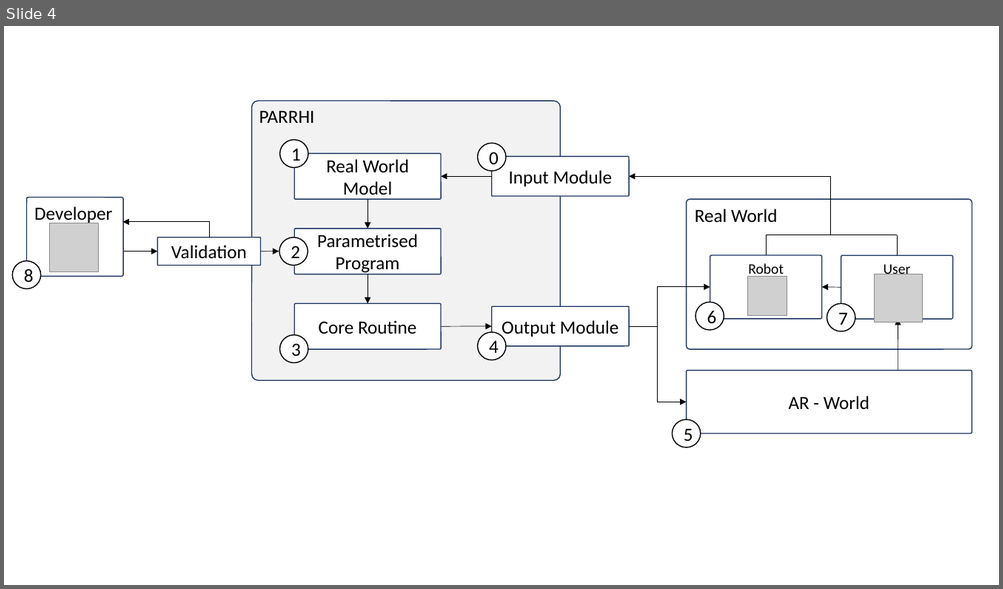
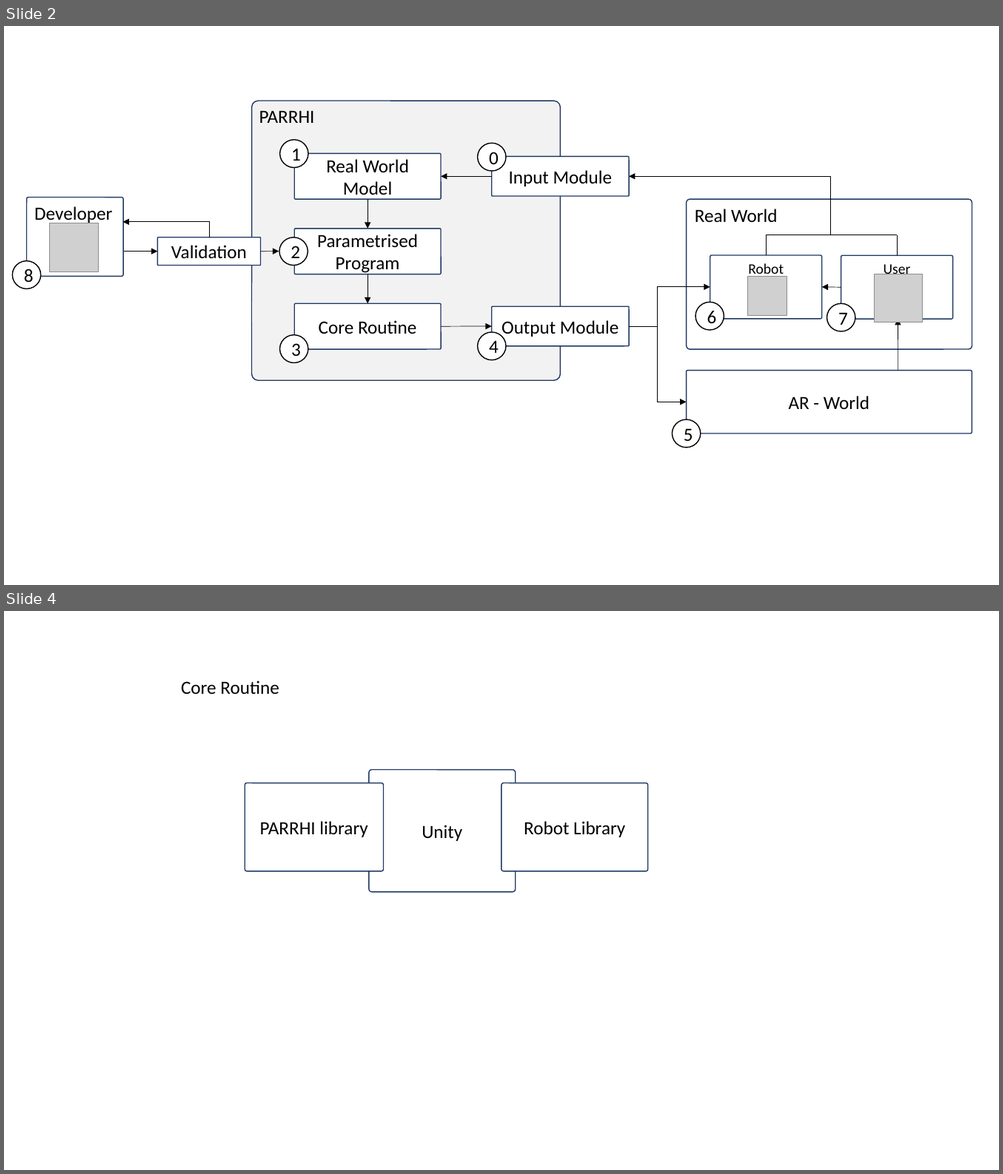
Before and after one commit to EricVoll/PARRHI, a slide deck: 02_Thesis/PARRHI_Thesis/Figures/FigureMaker.pptx. Shown one above the other, each under a label of ours: slide 4 before the commit, slides 2 and 4 after it; the slides between them are not shown. The pictures are 1003x589 and 1003x1174 pixels, drawn with LibreOffice and Linux fonts; fonts in the diff are those of the drawing; grey boxes stand for pictures. Boxes give left, top, right and bottom in pixels: in the first picture for what was removed or moved away, otherwise in the second. Text is boxed around its words. In the diff, an @@ line names an element or a change of style, - is before the commit and + after.

```diff
--- a/02_Thesis/PARRHI_Thesis/Figures/FigureMaker.pptx
+++ b/02_Thesis/PARRHI_Thesis/Figures/FigureMaker.pptx
@@ slide 4 added at [4, 611, 999, 1170], background #FFFFFF @@
@@ text added at [181, 681, 279, 694], 18 pt, text #000000 @@
+Core Routine
@@ rounded rectangle added at [245, 783, 384, 871], fill #FFFFFF, outline #203864 1 pt, 18 pt, text #000000 @@
+PARRHI library
@@ rounded rectangle added at [369, 770, 515, 892], fill #FFFFFF, outline #203864 1 pt, 18 pt, text #000000 @@
+Unity
@@ rounded rectangle added at [502, 783, 648, 871], fill #FFFFFF, outline #203864 1 pt, 18 pt, text #000000 @@
+Robot Library
@@ what was slide 4 is now slide 2 @@
```
Also in this commit, not shown: 1 other slide added, 2 slides removed, 21 other files.
